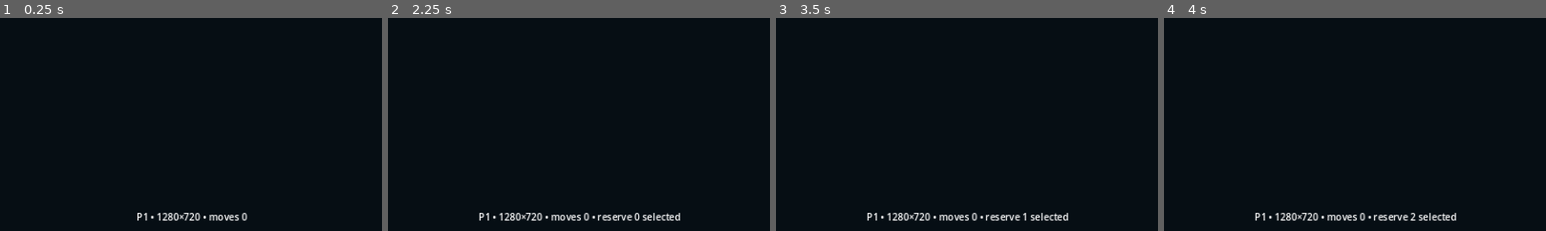
Above: before the commit, frames 1-4 (left to right).
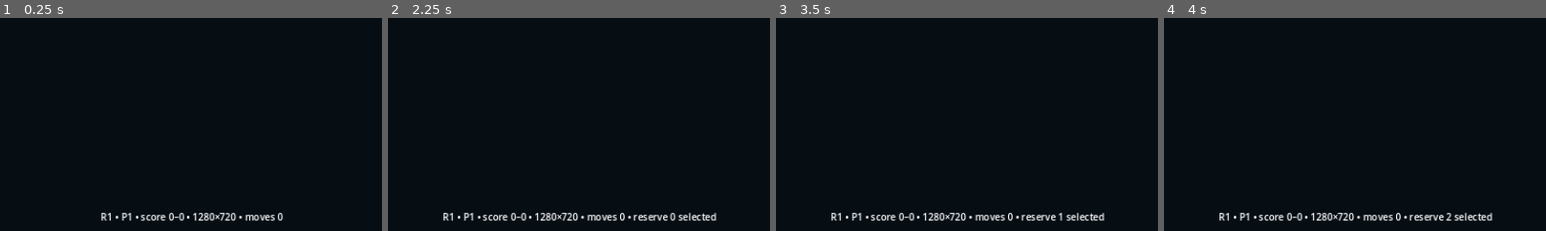
Above: after the commit, the same moments.

Repository: namelessdhamma/namelessdhamma.github.io
Game: Godot game, scene res://main.tscn
Same seed, same stepped clock (60 frames per second), same inputs: the game is played once before the commit and once after it.
Inputs:
- Up to frame 1 (0.25 s): no input
- Up to frame 2 (2.25 s): click "ХОД" at 0.5 s; click "МЕНЮ" at 1.25 s; click "1" at 2 s
- Up to frame 3 (3.5 s): click "2" at 2.75 s
- Up to frame 4 (4 s): click "3" at 3.5 s
The pictures show only the part of the screen within x 25-75%, y 50-100%; the shares and areas given below are measured in that part.

The runs differ from the first frame. In frame 1, 1.2% of the frame differs, in the area x 26-74%, y 91-96%; in frame 2, 1.8%; in frame 3, 1.8%; in frame 4, 1.8%, in the area x 14-86%, y 91-96%.

Commit message:
Blue Sea: persist round match flow and alternating starter

Diff:
--- a/sinee-more-godot/scripts/main.gd
+++ b/sinee-more-godot/scripts/main.gd
@@ -12,6 +12,10 @@
 var winner := 0
 var win_line: Array = []
 var game_over := false
+const MATCH_TARGET := 3
+var round_number := 1
+var match_score: Array[int] = [0, 0]
+var match_winner := 0
 
 func _ready() -> void:
 	set_process(true)
@@ -46,7 +50,11 @@
 func _process(_delta: float) -> void:
 	var size := get_viewport_rect().size
 	var status := get_node("SafeArea/Landscape/Center/Status") as Label
-	var base := "P%d • %d×%d • moves %d" % [turn, int(size.x), int(size.y), moves]
+	var base := "R%d • P%d • score %d–%d • %d×%d • moves %d" % [round_number, turn, match_score[0], match_score[1], int(size.x), int(size.y), moves]
+	if match_winner != 0:
+		base = "MATCH • P%d wins • %d–%d • Menu: new match" % [match_winner, match_score[0], match_score[1]]
+	elif game_over and winner != 0:
+		base = "ROUND %d • P%d wins • %d–%d • Menu: next round" % [round_number, winner, match_score[0], match_score[1]]
 	if size.x < size.y:
 		base += " • rotate device"
 	if selected_reserve >= 0:
@@ -144,6 +152,9 @@
 	if not win_line.is_empty():
 		winner = moving_player
 		game_over = true
+		match_score[moving_player - 1] += 1
+		if match_score[moving_player - 1] >= MATCH_TARGET:
+			match_winner = moving_player
 	else:
 		turn = 2 if moving_player == 1 else 1
 		if not _has_legal_move(turn):
@@ -160,8 +171,32 @@
 	selected_cell = -1
 	_update_status("selection cleared")
 
+func _reset_round() -> void:
+	board_stacks = [[],[],[],[],[],[],[],[],[]]
+	reserve_available = [[true,true,true,true,true,true,true,true,true],[true,true,true,true,true,true,true,true,true]]
+	winner = 0
+	win_line = []
+	game_over = false
+	selected_reserve = -1
+	selected_cell = -1
+	moves = 0
+	turn = 1 if round_number % 2 == 1 else 2
+	_refresh_surface()
+
 func _on_menu() -> void:
-	_update_status("menu action")
+	if not game_over:
+		_update_status("menu action")
+		return
+	if match_winner != 0:
+		match_score = [0, 0]
+		match_winner = 0
+		round_number = 1
+		_reset_round()
+		_update_status("new match")
+	else:
+		round_number += 1
+		_reset_round()
+		_update_status("next round")
 
 func _refresh_surface() -> void:
 	for i in range(CELL_NAMES.size()):
@@ -279,4 +314,10 @@
 	assert(game_over and winner == 1)
 	assert(win_line == [3,4,5])
 	assert(_top_piece(3).rank == 3 and _top_piece(4).rank == 4 and _top_piece(5).rank == 5)
-	print("BLUE_SEA_D2_RULES_SMOKE_PASS winner=", winner, " line=", win_line, " moves=", moves)
+	assert(match_score == [1, 0])
+	_on_menu()
+	assert(round_number == 2 and turn == 2 and not game_over and winner == 0 and moves == 0)
+	assert(match_score == [1, 0])
+	for stack in board_stacks:
+		assert(stack.is_empty())
+	print("BLUE_SEA_D2_RULES_SMOKE_PASS round=", round_number, " starter=", turn, " score=", match_score)
